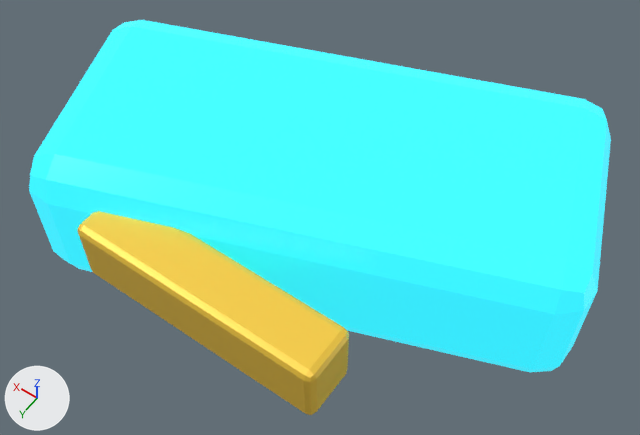
The glTF model assets/models/items/item-iron-ingot/item-iron-ingot_variant_d.glb: old version first, new version second.
Both versions are drawn from a 50 mm camera at (-0.449, 0.641, 1.231) aimed at (-0.015, 0.033, 0.276). Every picture has the same lights, and +X, +Y and +Z are marked at lower left. The older version comes first. Objects named as collision shapes, trigger or cutter boxes, shadow casters or lower levels of detail are left out. Where no turn or scale is listed for an object, it has been applied to the vertices.

Names of what the first picture shows: 'Metal ingot', 'Variant modular rail'.
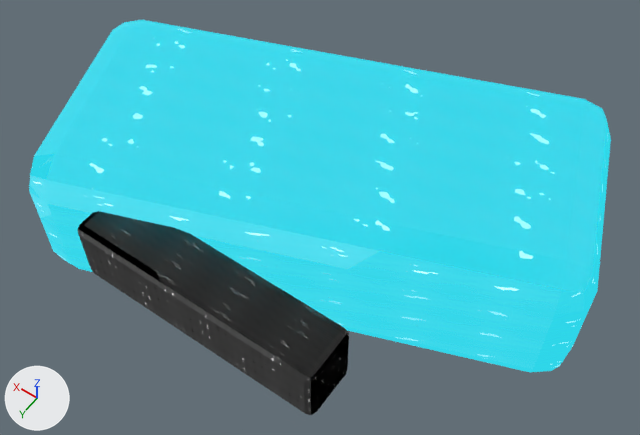
The newer file is also turned or shifted as a whole; pictures and numbers use the older file's frame.

Pixel boxes [x1, y1, x2, y2] of what changed, in the pictures (640 x 435 px):
'Metal ingot', surface changed: [29, 20, 611, 372] in both
'Variant modular rail', surface changed (yellow to black): [78, 211, 349, 415] in both

What changed in the scene script:
```text
Add img_metal_roughness_001:
    img_metal_roughness_001 = load_image('metal_roughness.001', '_unpacked/metal_roughness.001', 256, 256, 'Non-Color')
Add img_metal_height:
    img_metal_height = load_image('metal_height', '_unpacked/metal_height', 256, 256, 'Non-Color')
Add img_metal_albedo:
    img_metal_albedo = load_image('metal_albedo', '_unpacked/metal_albedo', 256, 256, 'sRGB')
Add img_glass_height:
    img_glass_height = load_image('glass_height', '_unpacked/glass_height', 256, 256, 'Non-Color')
Add img_glass_albedo:
    img_glass_albedo = load_image('glass_albedo', '_unpacked/glass_albedo', 256, 256, 'sRGB')
Add img_glass_roughness:
    img_glass_roughness = load_image('glass_roughness', '_unpacked/glass_roughness', 256, 256, 'Non-Color')
Change mat_item_cyan_emission:
    remove # nodes: BsdfPrincipled, OutputMaterial
    remove # colours: cyan #27b8c8, cyan #2fd6e9
    nodes: BsdfPrincipled, Math, NormalMap, OutputMaterial, SeparateColor, TexImage x3
    colours: cyan #2fd6e9
    uses the picture img_glass_albedo
    uses the picture img_glass_height
    uses the picture img_glass_roughness
Change mat_item_safety_yellow:
    remove # nodes: BsdfPrincipled, OutputMaterial
    remove # colours: yellow #ffd345
    nodes: BsdfPrincipled, Math, NormalMap, OutputMaterial, SeparateColor, TexImage x3
    uses the picture img_metal_albedo
    uses the picture img_metal_height
    uses the picture img_metal_roughness_001
```
